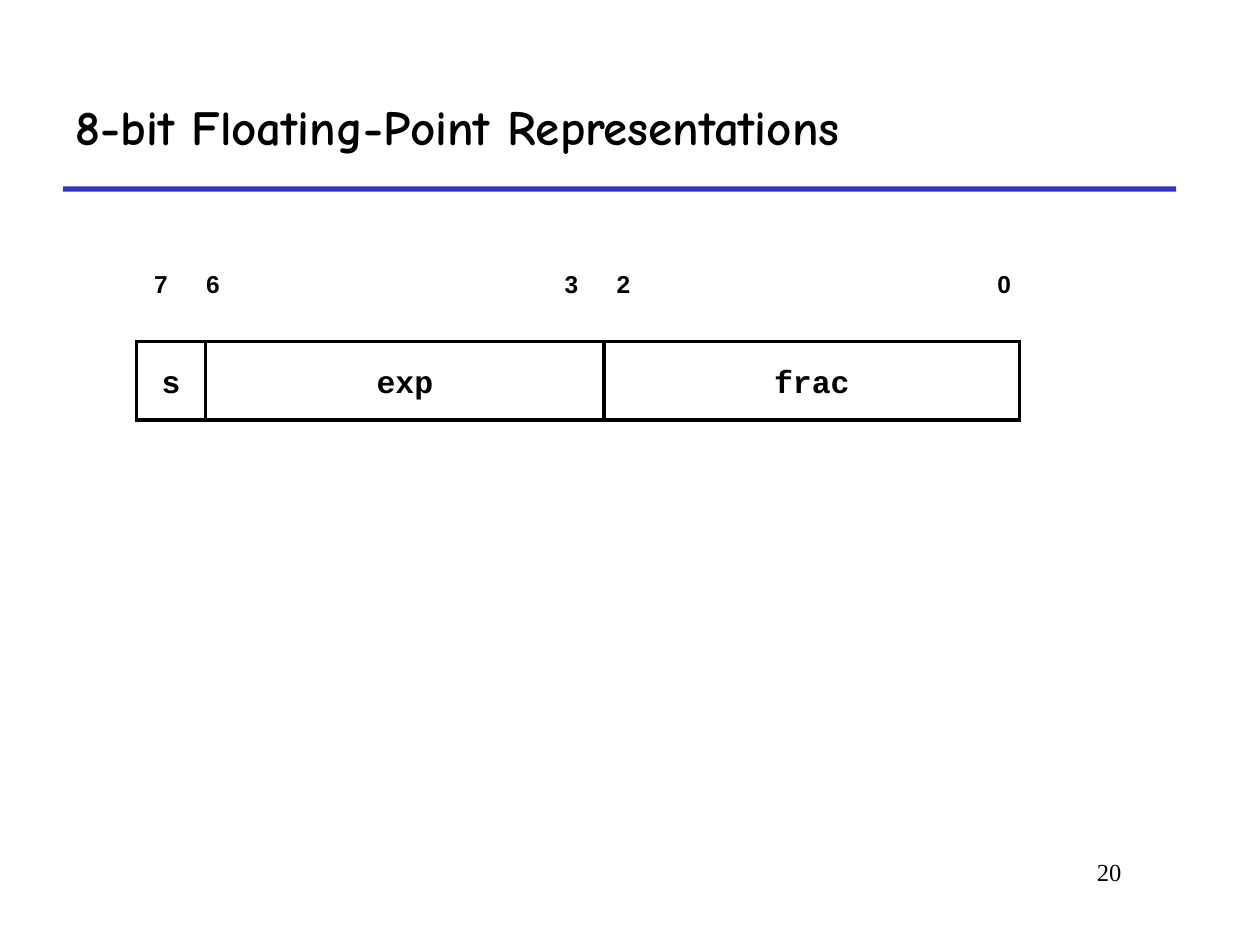
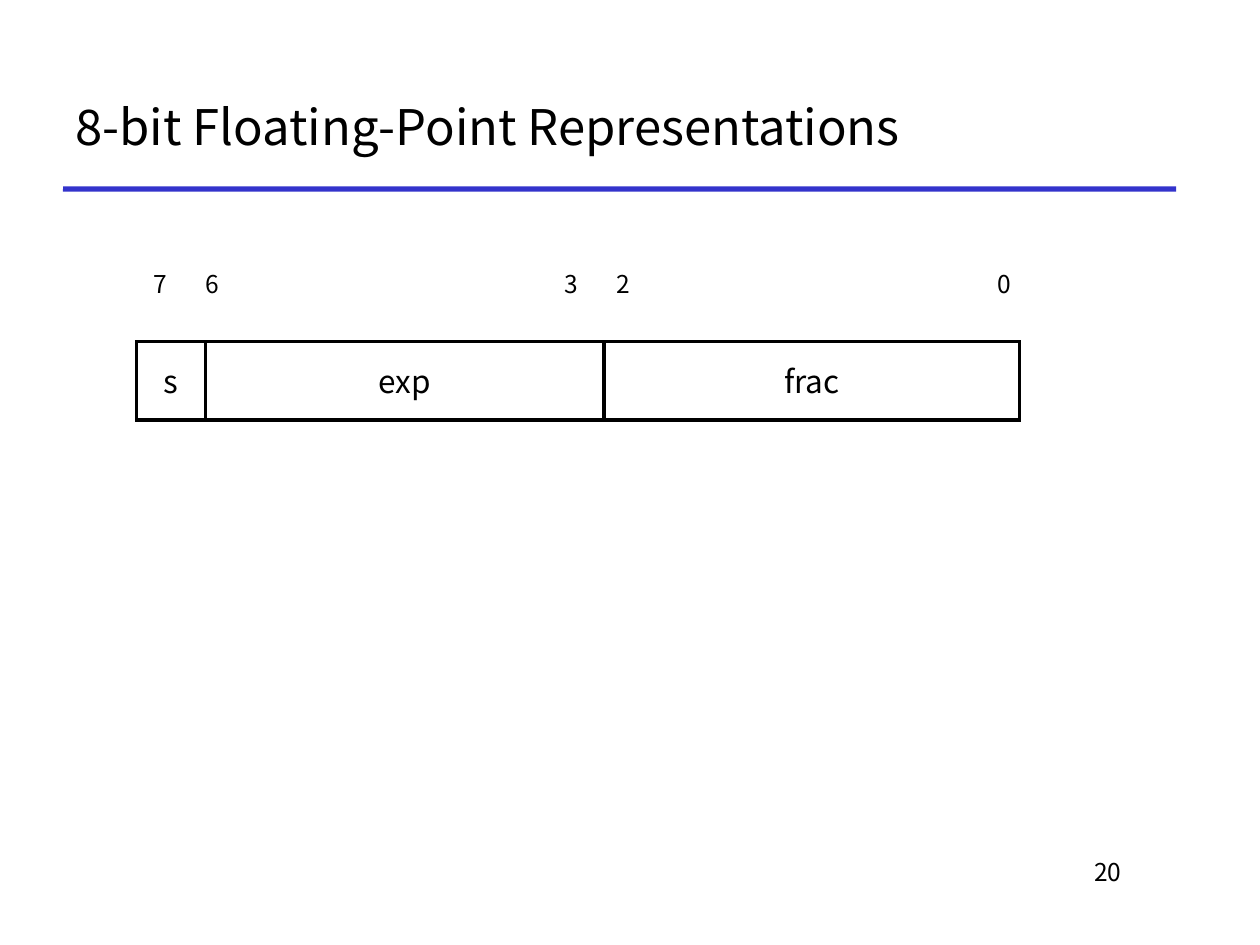
Before and after one commit to To-oTke/oh-my-ics, a slide deck: slide 20 of slides/1-14-float.ppt. Drawn at 1260x945 pixels with LibreOffice and Linux fonts; fonts in the diff are those of the drawing. Boxes give left, top, right and bottom in pixels: in the first picture for what was removed or moved away, otherwise in the second. Text is boxed around its words. In the diff, an @@ line names an element or a change of style, - is before the commit and + after.

Commit message:
[add] 1-14 floating points

```diff
--- a/slides/1-14-float.ppt
+++ b/slides/1-14-float.ppt
@@ title "8-bit Floating-Point Representations" at box(76, 106, 900, 158): font Comic Neue to Noto Sans CJK KR, bold off @@
@@ font Arial to Noto Sans CJK KR, bold off in 6 elements at box(136, 341, 205, 420), box(997, 274, 1011, 294), box(616, 274, 630, 293), box(565, 274, 579, 294), box(206, 274, 220, 294), box(154, 275, 168, 293) @@
@@ rectangle "exp" at box(205, 341, 604, 420): font Courier New to Noto Sans CJK KR, bold off @@
@@ rectangle "frac" at box(604, 341, 1019, 420): font Courier New to Noto Sans CJK KR, bold off @@
@@ page number at box(1094, 862, 1121, 882): font Times New Roman to Noto Sans CJK KR @@
```
Also in this commit, not shown: 45 other slides changed, 3 other files.
